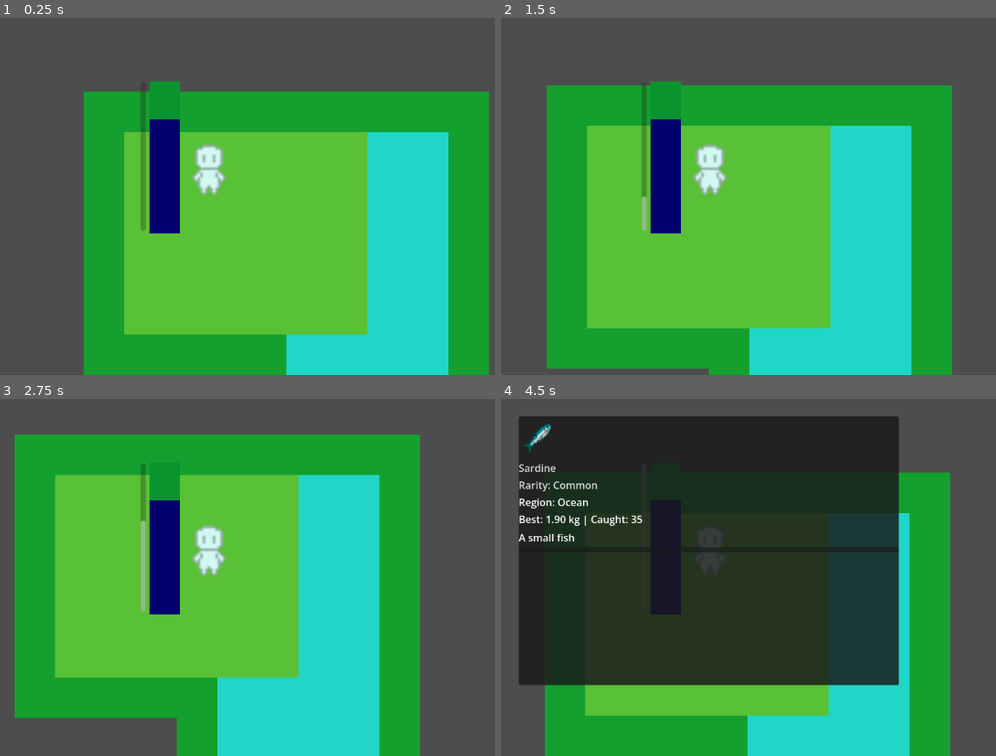
Above: before the commit, frames 1-4 (two rows, left to right).
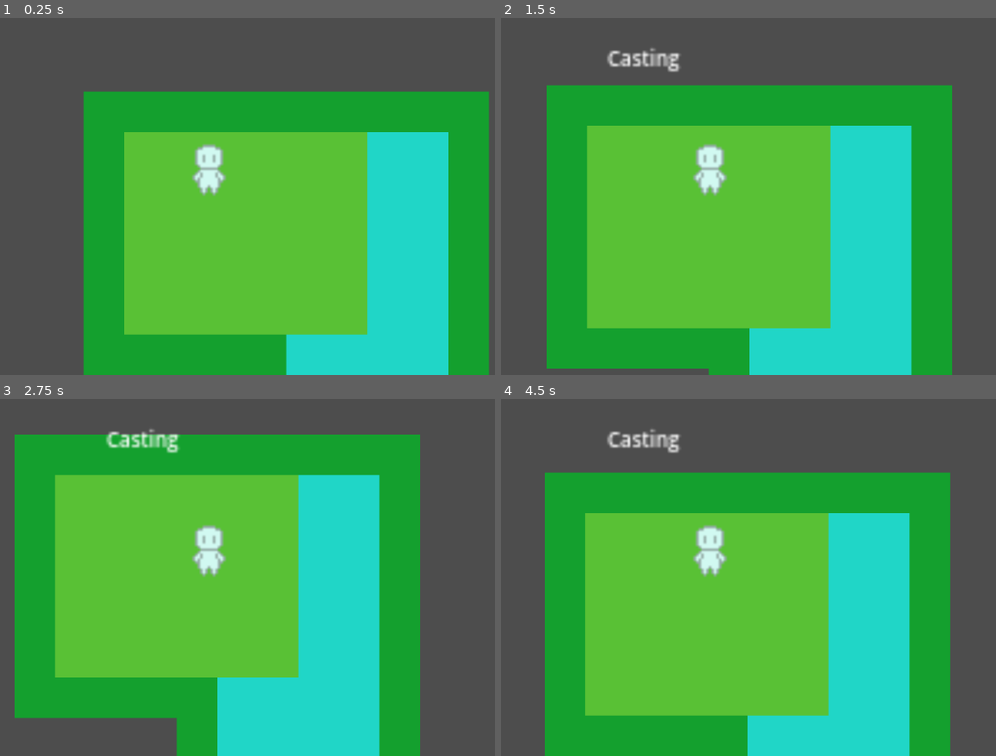
Above: after the commit, the same moments.

Repository: lhair400-blip/Untitled-fishing-game
Game: Godot game, scene res://src/core/main game/main_game.tscn
Two runs of this game, one before a commit and one after it. Both use one fixed random seed, a clock stepped at 60 frames per second and the inputs below.
Inputs (mouse positions are in pixels of both pictures, inside the frame that each line leads up to):
- Up to frame 1 (0.25 s): no input
- Up to frame 2 (1.5 s): tap Enter at 0.5 s; move the mouse to (867, 150) at 0.52 s; hold D (Right) 0.53-1.28 s; hold Space (Reel) 0.53-1.28 s; click (867, 150) at 0.67 s; move the mouse to (560, 189) at 1.27 s; hold S (Down) from 1.28 s (still down); tap M (Action1) at 1.35 s
- Up to frame 3 (2.75 s): tap Space (Reel) at 1.55 s; move the mouse to (282, 459) at 2.02 s; release S (Down) at 2.03 s; hold D (Right) from 2.03 s (still down); hold Space (Reel) from 2.03 s (still down); tap N (Action2) at 2.1 s
- Up to frame 4 (4.5 s): move the mouse to (674, 634) at 2.77 s; release D (Right) at 2.78 s; release Space (Reel) at 2.78 s; hold W (Up) 2.78-3.53 s; tap Space (Reel) at 2.85 s; click (674, 634) at 2.92 s; move the mouse to (926, 613) at 3.52 s; hold A (Left) 3.53-4.25 s; hold Space (Reel) 3.53-4.25 s; tap J (Toggle_journal) at 3.6 s; tap I (Toggle_inventory, bound only after the commit) at 4.15 s; click (550, 456) at 4.25 s, where only the run before the commit has a clickable "NEW!"

The runs differ from the first frame. In frame 1, 2.6% of the frame differs, in the area x 28-37%, y 17-61%; in frame 2, 3.1%; in frame 3, 3.5%; in frame 4, 58%, in the area x 3-81%, y 4-81%.
Error before the commit: Cannot call method 'hide' on a null value. (res://src/gameplay/player/fishing.gd:27)

Commit message:
Worked on making a simple inventory system where it actually stores the fish information rather than just the best version of a fish, currently working on some bugs within the code but it should be resolved soon

Diff:
--- /dev/null
+++ b/inventory.gd
@@ -0,0 +1,31 @@
+extends Control
+
+const slot_scene := preload("res://src/gameplay/journal/journal_slot.tscn")
+
+@onready var grid: GridContainer = $center/panel/layout/scroll/GridContainer
+
+func _ready() -> void:
+	hide()
+	PlayerData.inventory_changed.connect(on_inventory_changed)
+
+func open() -> void:
+	refresh()
+	show()
+
+func close() -> void:
+	hide()
+
+func on_inventory_changed() -> void:
+	if visible:
+		refresh()
+
+func refresh() -> void:
+	for c in grid.get_children():
+		grid.remove_child(c)
+		c.queue_free()
+
+	for item in PlayerData.inventory:
+		var slot = slot_scene.instantiate()
+		grid.add_child(slot)
+		slot.setup(item.fish)
+		slot.newbadge.visible = false
--- a/player_data.gd
+++ b/player_data.gd
@@ -1,8 +1,13 @@
 
 extends Node
 
+signal inventory_changed
+
 var records := {}
 var new_fish := {}
+
+var inventory: Array[Dictionary] = []
+var next_id := 0
 
 # Saves the amount of each fish caught, also saves the highest weight of each
 func record_catch(fish: FishData, weight: float) -> void:
@@ -11,6 +16,29 @@
 		new_fish[fish.name] = true
 	records[fish.name].count += 1
 	records[fish.name].best_weight = maxf(records[fish.name].best_weight, weight)
+	add_to_inventory(fish, weight)
+
+func add_to_inventory(fish: FishData, weight: float) -> void:
+	inventory.append({
+		"id": next_id,
+		"fish": fish,
+		"weight": weight,
+	})
+	next_id += 1
+	inventory_changed.emit()
+
+func remove_item(id: int) -> void:
+	for i in inventory.size():
+		if inventory[i].id == id:
+			inventory.remove_at(i)
+			inventory_changed.emit()
+			return
+
+func get_item(id:int) -> Dictionary:
+	for item in inventory:
+		if item.id == id:
+			return item
+	return {}
 
 # Checks if a fish has already been caught before
 func is_discovered(fish: FishData) -> bool:
--- a/project.godot
+++ b/project.godot
@@ -66,6 +66,11 @@
 "events": [Object(InputEventKey,"resource_local_to_scene":false,"resource_name":"","device":-1,"window_id":0,"alt_press …(192 unchanged characters)…
 ]
 }
+Toggle_inventory={
+"deadzone": 0.2,
+"events": [Object(InputEventKey,"resource_local_to_scene":false,"resource_name":"","device":-1,"window_id":0,"alt_pressed":false,"shift_pressed":false,"ctrl_pressed":false,"meta_pressed":false,"pressed":false,"keycode":0,"physical_keycode":73,"key_label":0,"unicode":105,"location":0,"echo":false,"script":null)
+]
+}
 
 [physics]
 
--- a/src/components/input component.gd
+++ b/src/components/input component.gd
@@ -9,6 +9,7 @@
 var action1_pressed: bool = false
 var action2_pressed: bool = false
 var toggle_journal: bool = false
+var toggle_inventory: bool = false
 
 func update() -> void:
 	# character movement
@@ -20,3 +21,4 @@
 	action1_pressed = Input.is_action_just_pressed("Action1")
 	action2_pressed = Input.is_action_just_pressed("Action2")
 	toggle_journal = Input.is_action_just_pressed("Toggle_journal")
+	toggle_inventory = Input.is_action_just_pressed("Toggle_inventory")
--- a/src/core/main game/main_game.tscn
+++ b/src/core/main game/main_game.tscn
@@ -5,7 +5,7 @@
 [ext_resource type="Script" uid="uid://3bv04c7u07rb" path="res://player_data.gd" id="2_i7jkq"]
 [ext_resource type="Script" uid="uid://dxvnd74rohc6y" path="res://src/core/main game/ui.gd" id="4_kv3oy"]
 [ext_resource type="PackedScene" uid="uid://f24rv4y7h51t" path="res://src/gameplay/journal/journal.tscn" id="5_kvp8p"]
-[ext_resource type="PackedScene" uid="uid://cvftu30xohwcr" path="res://src/gameplay/fishingminigame.tscn" id="6_kvp8p"]
+[ext_resource type="PackedScene" uid="uid://cvi2pcrb8n2g1" path="res://src/inventory.tscn" id="6_kvp8p"]
 
 [node name="Main Game" type="Node2D" unique_id=1741445596]
 
@@ -25,8 +25,8 @@
 
 [node name="journal" parent="UI" unique_id=753212094 instance=ExtResource("5_kvp8p")]
 
-[node name="fishingminigame" parent="UI" unique_id=1106770310 instance=ExtResource("6_kvp8p")]
-offset_left = -22.0
-offset_top = -47.0
-offset_right = 18.0
-offset_bottom = -7.0
+[node name="inventory" parent="UI" unique_id=1231565738 instance=ExtResource("6_kvp8p")]
+offset_left = -148.0
+offset_top = -78.0
+offset_right = -148.0
+offset_bottom = -78.0
--- a/src/core/main game/ui.gd
+++ b/src/core/main game/ui.gd
@@ -1,8 +1,10 @@
 extends Node
 
 @onready var journal: Control = $journal
+@onready var inventory: Control = $inventory
 
 var toggle_journal: bool = false
+var toggle_inventory: bool = false
 
 func update():
 	#If the journal visible then if the button is pressed again it will close
@@ -10,5 +12,23 @@
 		if journal.visible:
 			journal.close()
 		else:
+			inventory.close()
 			journal.open()
 		get_viewport().set_input_as_handled()
+
+	if toggle_inventory:
+		if inventory.visible:
+			inventory.close()
+		else:
+			journal.close()
+			inventory.open()
+		get_viewport().set_input_as_handled()
+
+func _unhandled_input(event: InputEvent) -> void:
+	if event.is_action_pressed("Toggle_inventory"):
+		if inventory.visible:
+			inventory.close()
+		else:
+			journal.close()
+			inventory.open()
+		get_viewport().set_input_as_handled()
--- a/src/gameplay/fishingminigame.gd
+++ b/src/gameplay/fishingminigame.gd
@@ -28,11 +28,12 @@
 func start(fish:FishData) -> void:
 	var d := fish.difficulty
 	fishicon.texture = fish.sprite
+	fishicon.modulate = Color.BLACK
 	fish_speed = lerpf(40.0, 150.0, d)
 	retarget_range = Vector2(lerpf(1.2, 0.3, d), lerpf(2.0, 0.8, d))
 	bar.size.y = lerpf(36.0, 22.0, d)
 
-	bar_y = track.size.y
+	bar_y = track.size.y - bar.size.y
 	bar_vel = 0.0
 	fish_y = bar_y + bar.size.y / 2.0
 	fish_target = fish_y
@@ -47,7 +48,7 @@
 	if not active:
 		return
 
-	if Input.is_action_just_pressed("Reel"):
+	if Input.is_action_pressed("Reel"):
 		bar_vel -= lift * delta
 	else:
 		bar_vel += gravity * delta
--- a/src/gameplay/player/fishing.gd
+++ b/src/gameplay/player/fishing.gd
@@ -17,6 +17,8 @@
 
 @onready var bitetimer: Timer = $Bitetimer
 @onready var hooktimer: Timer = $Hooktimer
+
+@onready var message: Label = $"../Message"
 
 func _ready() -> void:
 	bitetimer.one_shot = true
@@ -39,21 +41,25 @@
 			hook()
 
 func cast() -> void:
+	message.text = "Casting"
 	state = State.Waiting
 	fishing_started.emit()
 	bitetimer.start(randf_range(min_wait, max_wait))
 
 func cancel() -> void:
+	message.text = "Canceled"
 	bitetimer.stop()
 	end()
 
 func on_bite() -> void:
+	message.text = "BITE!"
 	current = FishDataBase.catch_fish()
 	state = State.Bite
 	alert.show()
 	hooktimer.start()
 
 func hook() -> void:
+	message.text = "Hooked"
 	hooktimer.stop()
 	alert.hide()
 	state = State.Reeling
@@ -61,11 +67,13 @@
 	minigame.start(current.fish)
 
 func on_hook_missed() -> void:
+	message.text = "Too slow"
 	alert.hide()
 	fish_escaped.emit()
 	end()
 
 func on_minigame_finished(success: bool, perfect: bool) -> void:
+	message.text = "Caught fish"
 	minigame.hide()
 	if success:
 		PlayerData.record_catch(current.fish, current.weight)
--- a/src/gameplay/player/player.gd
+++ b/src/gameplay/player/player.gd
@@ -2,7 +2,6 @@
 
 @onready var input_component: My_input_Component = $"Components/Input"
 @onready var movement_component: Movement_component = $"Components/Movement"
-@onready var fishing_component: Node = $"Components/Fishing"
 @onready var ui: CanvasLayer = $"../../UI"
 
 func _ready() -> void:
@@ -17,14 +16,11 @@
 	#Links variables together
 	movement_component.horizontal_direction = input_component.horizontal_direction
 	movement_component.vertical_direction = input_component.vertical_direction
-	fishing_component.start_fishing = input_component.action1_pressed
-	fishing_component.fishing = input_component.reel
-	fishing_component.success = input_component.action2_pressed
 	ui.toggle_journal = input_component.toggle_journal
+	ui.toggle_inventory = input_component.toggle_inventory
 
 func Component_updater():
 	#updates each component
 	movement_component.update()
 	input_component.update()
-	fishing_component.update()
 	ui.update()
--- a/src/gameplay/player/player.tscn
+++ b/src/gameplay/player/player.tscn
@@ -4,12 +4,8 @@
 [ext_resource type="Texture2D" uid="uid://f00fu77evrvv" path="res://Assets/base/Light blue.png" id="2_kjyqo"]
 [ext_resource type="Script" uid="uid://cw7shsgafuc67" path="res://src/components/movement_component.gd" id="3_d3trc"]
 [ext_resource type="Script" uid="uid://dbu5t1bwq1xd1" path="res://src/components/input component.gd" id="3_sjr3t"]
-[ext_resource type="Script" uid="uid://v28md2hdwavj" path="res://src/components/fishing_component.gd" id="5_d3trc"]
-[ext_resource type="PackedScene" uid="uid://bp46r1xanfatq" path="res://src/gameplay/fishing_minigame.tscn" id="7_kjyqo"]
-[ext_resource type="Script" uid="uid://d2wr1pkkl1feo" path="res://src/components/fish_table_component.gd" id="7_uia4o"]
 [ext_resource type="Script" uid="uid://djcquhvkwhs31" path="res://src/gameplay/player/fishing.gd" id="8_uia4o"]
 [ext_resource type="PackedScene" uid="uid://cvftu30xohwcr" path="res://src/gameplay/fishingminigame.tscn" id="9_rdc6l"]
-[ext_resource type="PackedScene" uid="uid://bll6sw4tktbab" path="res://Scripts/alert.tscn" id="10_xdbtd"]
 
 [sub_resource type="AtlasTexture" id="AtlasTexture_uia4o"]
 atlas = ExtResource("2_kjyqo")
@@ -42,9 +38,6 @@
 [node name="Camera2D" type="Camera2D" parent="." unique_id=1523473972]
 zoom = Vector2(4, 4)
 
-[node name="Fishing minigame" parent="." unique_id=696968778 instance=ExtResource("7_kjyqo")]
-position = Vector2(-15, -28)
-
 [node name="Components" type="Node" parent="." unique_id=824056088]
 
 [node name="Movement" type="Node" parent="Components" unique_id=1277573490 node_paths=PackedStringArray("body")]
@@ -53,12 +46,6 @@
 
 [node name="Input" type="Node" parent="Components" unique_id=284254323]
 script = ExtResource("3_sjr3t")
-
-[node name="Fishing" type="Node" parent="Components" unique_id=631198394]
-script = ExtResource("5_d3trc")
-
-[node name="Fishdatabase" type="Node" parent="Components" unique_id=1432647243]
-script = ExtResource("7_uia4o")
 
 [node name="Fishing" type="Node" parent="." unique_id=1001929911 node_paths=PackedStringArray("alert", "minigame")]
 script = ExtResource("8_uia4o")
@@ -70,14 +57,23 @@
 [node name="Hooktimer" type="Timer" parent="Fishing" unique_id=9734168]
 wait_time = 0.8
 
+[node name="Alert" type="Label" parent="." unique_id=1122800063]
+visible = false
+offset_left = -2.0
+offset_top = -32.0
+offset_right = 47.0
+offset_bottom = 14.0
+text = "!"
+
+[node name="Message" type="Label" parent="." unique_id=316071928]
+offset_left = -40.0
+offset_top = -50.0
+offset_right = 127.0
+offset_bottom = -27.0
+theme_override_font_sizes/font_size = 8
+
 [node name="fishingminigame" parent="." unique_id=1106770310 instance=ExtResource("9_rdc6l")]
-offset_left = -23.0
-offset_top = -35.0
-offset_right = 17.0
-offset_bottom = 5.0
-
-[node name="Alert" parent="." unique_id=1448924786 instance=ExtResource("10_xdbtd")]
-offset_left = -2.0
-offset_top = -33.0
-offset_right = -2.0
-offset_bottom = -33.0
+offset_left = -28.0
+offset_top = -34.0
+offset_right = 12.0
+offset_bottom = 6.0
--- /dev/null
+++ b/src/inventory.tscn
@@ -0,0 +1,45 @@
+[gd_scene format=3 uid="uid://cvi2pcrb8n2g1"]
+
+[ext_resource type="Script" uid="uid://s0iqbncd2vbw" path="res://inventory.gd" id="1_t5bew"]
+
+[node name="inventory" type="Control" unique_id=1231565738]
+layout_mode = 3
+anchors_preset = 15
+anchor_right = 1.0
+anchor_bottom = 1.0
+grow_horizontal = 2
+grow_vertical = 2
+script = ExtResource("1_t5bew")
+
+[node name="dim" type="ColorRect" parent="." unique_id=480895605]
+layout_mode = 0
+offset_right = 40.0
+offset_bottom = 40.0
+color = Color(0, 0, 0, 0.003921569)
+
+[node name="center" type="CenterContainer" parent="." unique_id=1796547820]
+layout_mode = 0
+offset_right = 40.0
+offset_bottom = 40.0
+
+[node name="panel" type="PanelContainer" parent="center" unique_id=912129867]
+custom_minimum_size = Vector2(600, 400)
+layout_mode = 2
+
+[node name="layout" type="VBoxContainer" parent="center/panel" unique_id=1321221146]
+layout_mode = 2
+
+[node name="titlelabel" type="Label" parent="center/panel/layout" unique_id=1385043165]
+layout_mode = 2
+text = "Inventory"
+horizontal_alignment = 1
+
+[node name="scroll" type="ScrollContainer" parent="center/panel/layout" unique_id=1196504017]
+layout_mode = 2
+size_flags_vertical = 3
+horizontal_scroll_mode = 0
+
+[node name="GridContainer" type="GridContainer" parent="center/panel/layout/scroll" unique_id=443190604]
+layout_mode = 2
+size_flags_horizontal = 3
+columns = 6
Not shown, added: inventory.gd.uid
